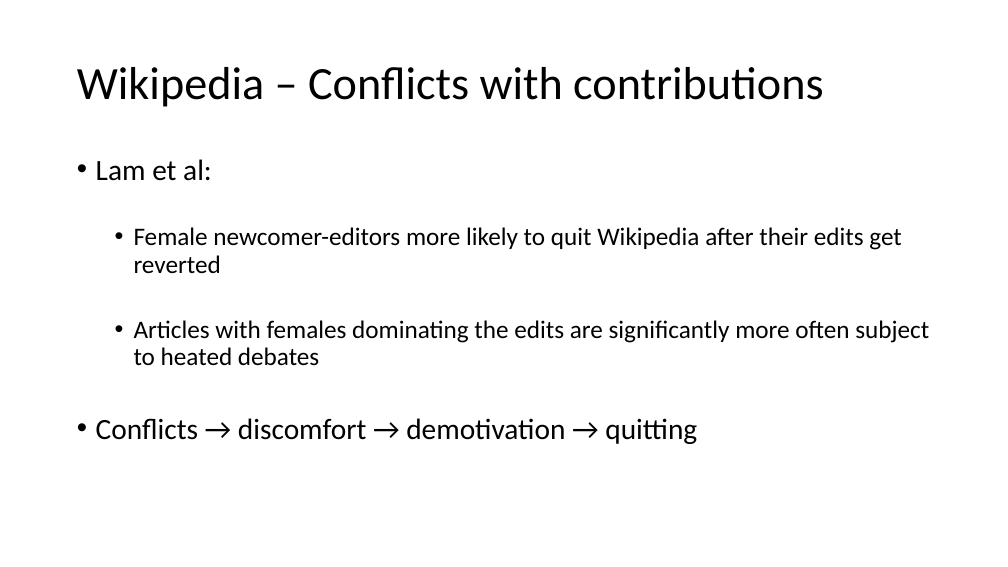
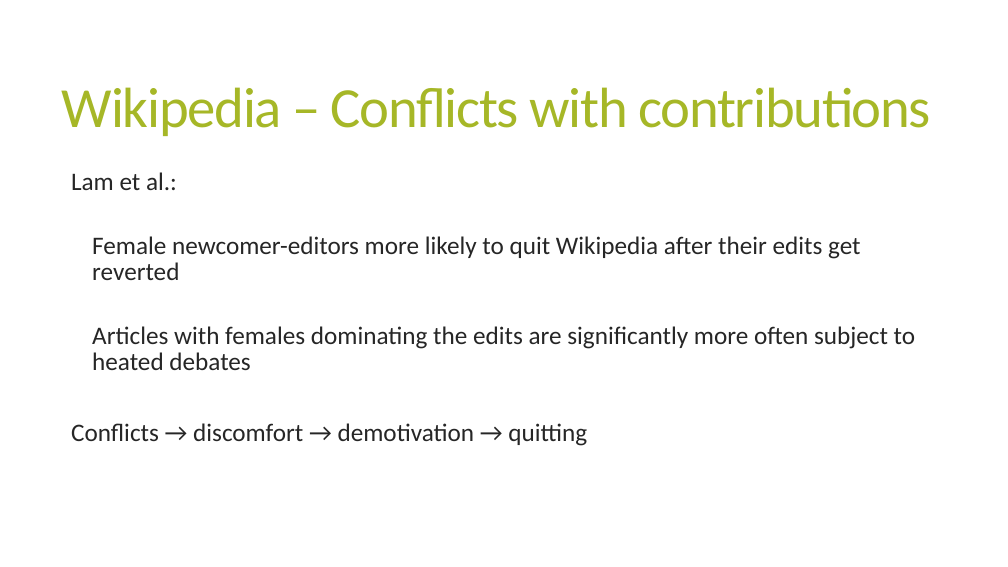
Before and after one commit to EvaJobst/FOT-Paper, a slide deck: slide 11 of Paper - Presentation.pptx. Drawn at 1008x567 pixels with LibreOffice and Linux fonts; fonts in the diff are those of the drawing. Boxes give left, top, right and bottom in pixels: in the first picture for what was removed or moved away, otherwise in the second. Text is boxed around its words. In the diff, an @@ line names an element or a change of style, - is before the commit and + after.

```diff
--- a/Paper - Presentation.pptx
+++ b/Paper - Presentation.pptx
@@ title "Wikipedia – Conflicts with contributions": place and size @@
-title "Wikipedia – Conflicts with contributions" at [77, 67, 823, 107]
+title "Wikipedia – Conflicts with contributions" at [62, 87, 931, 136]
@@ title "Wikipedia – Conflicts with contributions" at [62, 87, 931, 136]: size 44 to 54 pt, text colour #000000 to #A6B727, letter spacing 0 to -1.2 pt; line spacing 0.9 to 0.85 @@
@@ text "Lam et al.:": place and size @@
-text "Lam et al.:" at [96, 159, 929, 444]
+text "Lam et al.:" at [71, 172, 915, 446]
@@ text at [71, 172, 177, 190]: text changed; size 28 to 24 pt; text colour #000000 to #262626 @@
-• Lam et al:
+  Lam et al.:
@@ text at [71, 236, 915, 446]: text colour #000000 to #262626; size 28 to 24 pt in "Conflicts → discomfort → demotivation → quitting"; bullet • to  ; line spacing 0.9 to 0.85; more space between paragraphs @@
```
Also in this commit, not shown: 17 other slides changed, 1 slide added, 1 slide removed.
